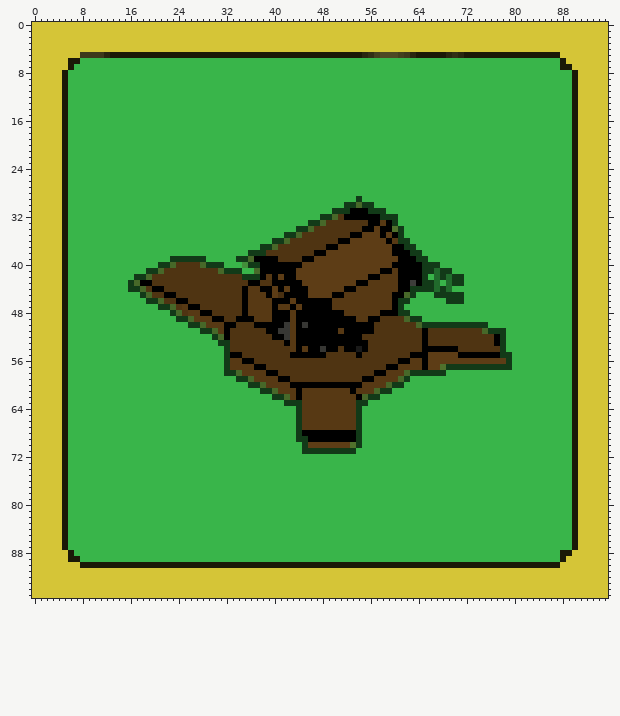
One commit to this sprite sheet: games/CT/unitpics/badvairturret.png. Above, as it was before the edit.
The file is 96x96 pixels. Colours within 5 levels of each other are drawn and written as one.
Now the later version:
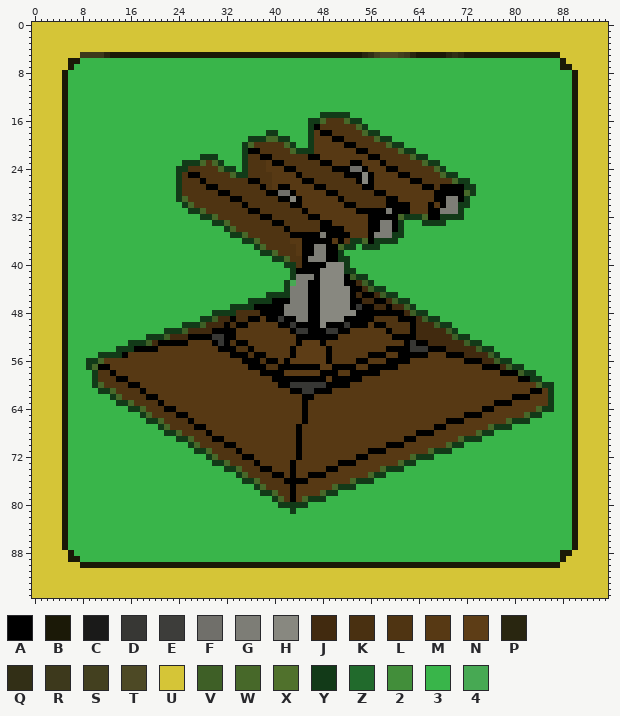
Palette (. is transparent): A #000000  B #1b1907  C #1a1a19  D #373734  E #3d3d3a  F #706f6a  G #7d7d76  H #888880  J #412a0f  K #493011  L #4f3412  M #573914  N #5d3d16  P #292610  Q #322f16  R #3d391c  S #43401f  T #4d4925  U #d5c537  V #3e5f26  W #476829  X #50712c  Y #123a18  Z #216a2c  2 #428e3a  3 #39b54a  4 #47a953
Edits made:
Changed rows in their new state; - is an unchanged pixel.
first column x 9:
15 ---------------------------------------YYYYY----------------------------------
16 -------------------------------------YYWLLLWYY--------------------------------
17 -------------------------------------YALLLLLLWY-------------------------------
18 ------------------------------YY-----YMAALLLLLWYY-----------------------------
19 ---------------------------YYYWWYY---YMMMAALLLLLWYY---------------------------
20 --------------------------YWLLLLLWY--YMMMMMAALLLLLWYY-------------------------
21 --------------------------YAALLLLLWYYYMMMMMMMAALLLLLWYY-----------------------
22 -------------------YYY----YLLAALLLLLLAAMMMMMMMMAALLLLLWYY---------------------
23 ----------------YYYWLWY---YLLLMAALLLLLLAAMMMAAMMMALLLLLLWYY-------------------
24 ---------------YYLLLLLWYY-YLLLMMMAALLLLLLAAAFFAMMMAALLLLLLWY------------------
25 ---------------YLAALLLLLWYYLLLLMMMMALLLLLLLAAAHAMMMMAALLLLLWYY----------------
26 ---------------YLLLALLLLLLLAALLMMMMMAALLLLLLLAHAMMMMMMAALLLLLWYY--------------
27 ---------------YLLLLAALLLLLLLALMAAMMMMAALLLLLLAAMMMMMMMMAALAAAAYY-------------
28 ---------------YLLLLLLAALLLLLLAAFFAMMMMMAALLLLLLAAMMMMMMMMAAAAAWY-------------
29 ---------------YWLLLLLLLAALLLLLLAAHAMMMMMMALLLLLLLAAMMMMMMAAGGAY--------------
30 ----------------YWLLLLLLLLALLLLLLLAAMMMMMMMAALLLLLAAAAMMMAMAGGYY--------------
31 -----------------YYWLLLLLLLAALLLLLLLAMMMMMMMM--AAAGAAAMMMAAGGGY---------------
32 -------------------YYWLLLLLLLAALLLLLLAAMMMMMMMM--AAAWYYYWAAYYYY---------------
33 ---------------------YYWLLLLLLLAALLLLLLAAMMMMMM--GGAY---YYYY------------------
34 -----------------------YWLLLLLLLLALLLL-AAAAMMMM-AGGA--------------------------
35 ------------------------YYWLLLLLLLAAAAAGAAAAMMMAGGGY--------------------------
36 --------------------------YYWLLLLLMMAAAAAM-MYYWAYYYY33------------------------
37 ----------------------------YWLL---MAAGG--WYY3YYY333333-----------------------
38 ---------------------------33-YW---MAAGGAAY3333333333333----------------------
39 --------------333333-----333333YYW---GGGAAYY3333333333333---------------------
40 ------------33333333333---3333333YYLAAAAHHHY333333333333333-------------------
41 ----------3333333333333333--333333YAAAAHHHHYY3333333333333333-----------------
42 --------33333333333333333333333333YGGGAHHHHAVYY3333333333-33333---------------
43 -------33333333333333333333333333Y4GGAAHHHHAAJVY33333333333-333---------------
44 -------33333333333333333333333333YGGGAAHHHHH-AJVYY33333333333-----------------
45 ---------333333333333333333333YYYYGGGAAHHHHHAJAAJVYY333---33333---------------
46 ----------33333333333333333YYYY---GGG--HHHHHAAJJAAJV--------333---------------
47 ------------333333333333YYYYAAA-AGGGG--HHHHHADAAJJAJJVY-----------------------
48 --------------3333333YYYYKKKKAA--GGGG--HHHHHHAAAA---AJVYY---------------------
49 ---------------3333YYVJJAKK-A-A-D-AGG--HHHH--AA-L---AAAJVYY-------------------
50 ----------------Y--VJJJ-KAAMMMMM-AD-A--H---D---MAA----AJJJV--333333-----------
51 -------------YYYVJJJJAA-AMMMMMMMMMADD---DDA-MMMMMMA---AJJJJJVY33333333--------
52 ----------YYYVJJJAAAADD-AMMMMMMMMM--------MMMMMMMMMAAAAJJJJJJVYY333333--------
53 -------YYYVJAAAAAMMMMADA-AAMMMMMMM--NNN-MMMMMMMMMMMMMADA-JJJJJJVYY3333--------
54 -----YYYAAAAMMMMMMMMMMAAA--AMMMMMMANNNNN-MMMMMMMMMAAAADDD---JJJJJVYY33--------
55 --YYYYAMMMMMMMMMMMMMMMMM--A-AAMMMM-NNNNNAMMMMMMAAAMMAA---MMMAA-JJJJVY33-------
56 YYWMMMMMMMMMMMMMMMMMMMMM----A-AAMANNNNNNAMMMMAAMMMAA----MMMMMMMAAAJJVY--------
57 YWAAMMMMMMMMMMMMMMMMMMMM---A----AAAAAAANNAAAAMMAAA------MMMMMMMMMMAAAJVYY-----
58 -YLLAMMMMMMMMMMMMMMMMMMMMM---A--ANNNNNNAAAMMAAAA-M---MMMMMMMMMMMMMMMMAAAVYY---
59 -YLLLAAMMMMMMMMMMMMMMMMMMMMM---A--AAAAAANAAAAAMM----MMMMMMMMMMMMMMMMMMMMAAYY--
60 -YWLLLLAAMMMMMMMMMMMMMMMMMMMMM--AADDDDDD----MM----MMMMMMMMMMMMMMMMMMMMMMMMMWYY
61 --YYWLLLLAMMMMMMMMMMMMMMMMMMMMMM--A-DDAAA---M---MMMMMMMMMMMMMMMMMMMMMMMMMMAAMY
62 ----YWLLLLAAMMMMMMMMMMMMMMMMMMMMMM-MAA-------MMMMMMMMMMMMMMMMMMMMMMMMMMAAAMMMY
63 -----YYWLLLLAMMMMMMMMMMMMMMMMMMMMMMMA--------MMMMMMMMMMMMMMMMMMMMMMMAAAMMMMMMY
64 -------YYWLLLAAMMMMMMMMMMMMMMMMMMMMMA--------MMMMMMMMMMMMMMMMMMMMMAAMMMMMMMWYY
65 ---------YWLLLLAAMMMMMMMMMMMMMMMMMMMA--------MMMMMMMMMMMMMMMMMMAAAMMMMMMMWYY--
66 ----------YYWLLLLAMMMMMMMMMMMMMMMMMMA--------MMMMMMMMMMMMMMMAAAMMMMMMMWYYY----
67 ------------YWLLLLAAMMMMMMMMMMMMMMMA---------MMMMMMMMMMMMMAAMMMMMMMWYYY-------
68 -------------YYWLLLLAMMMMMMMMMMMMMMAMMMMMMMMMMMMMMMMMMMAAAMMMMMMMWYY----------
69 ---------------YYWLLLAAMMMMMMMMMMMMAMMMMMMMMMMMMMMMMMAAMMMMMMMWYYY------------
70 -----------------YWLLLLAAMMMMMMMMMMAMMMMMMMMMMMMMMAAAMMMMMMMWYY---------------
71 ------------------YYWLLLLAMMMMMMMMMAMMMMMMMMMMMAAAMMMMMMMWYYY-----------------
72 --------------------YWLLLLAAMMMMMMMAMMMMMMMMMAAMMMMMMMWYYY--------------------
73 ---------------------YYWLLLLAMMMMMAMMMMMMMAAAMMMMMMMWYY-----------------------
74 -----------------------YYWLLLAAMMMAMMMMMAAMMMMMMMWYYY-------------------------
75 -------------------------YWLLLLAAMAMMAAAMMMMMMMWYY----------------------------
76 --------------------------YYWLLLLAAAAMMMMMMMWYYY------------------------------
77 ----------------------------YWLLLLAMMMMMMWYYY---------------------------------
78 -----------------------------YYWLLAMMMMWYY------------------------------------
79 -------------------------------YWLAMWYYY--------------------------------------
80 --------------------------------YYYYY-----------------------------------------
81 ----------------------------------Y-------------------------------------------
